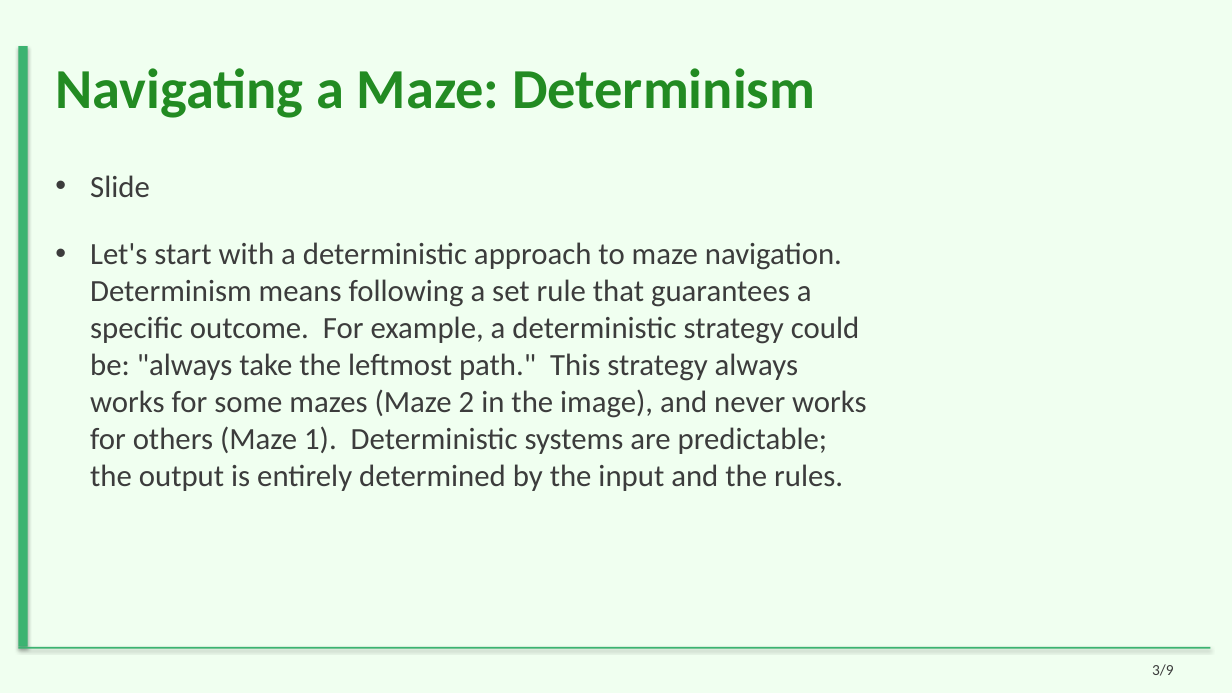
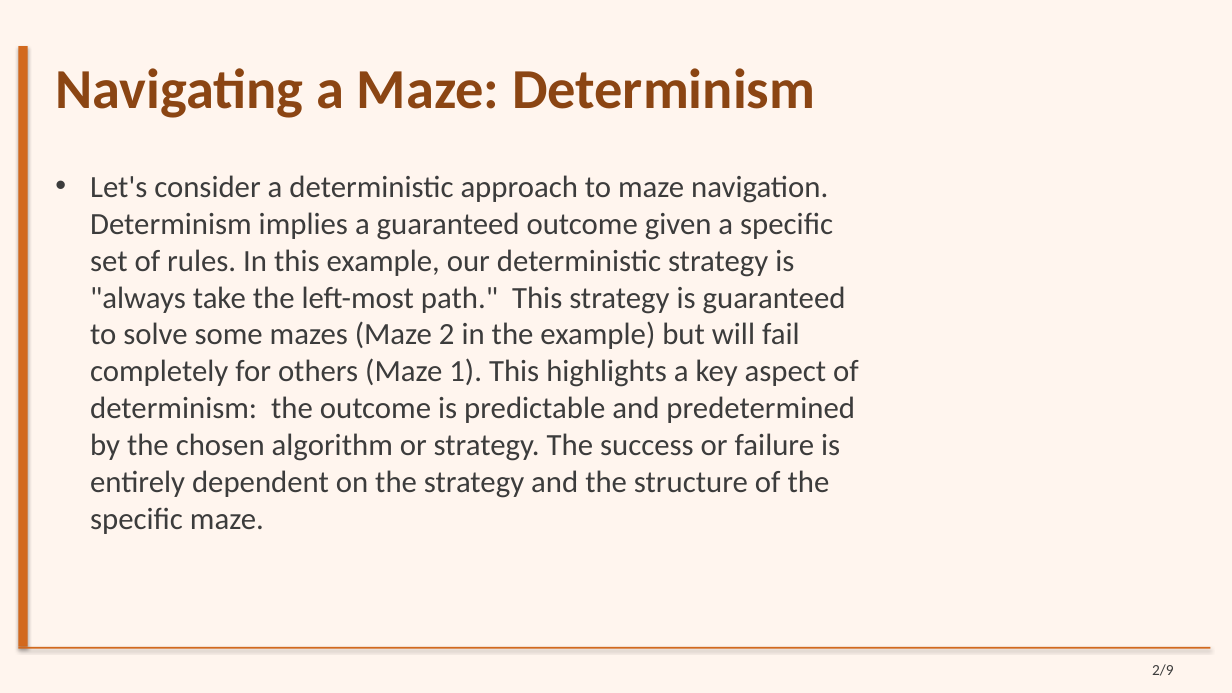
Before and after one commit to sanskarsri26/pdf-to-lecture, a slide deck: slide 2 of Styled_Slides.pptx (slide 3 before the commit). Drawn at 1232x693 pixels with LibreOffice and Linux fonts; fonts in the diff are those of the drawing. Boxes give left, top, right and bottom in pixels: in the first picture for what was removed or moved away, otherwise in the second. Text is boxed around its words. In the diff, an @@ line names an element or a change of style, - is before the commit and + after.

```diff
--- a/Styled_Slides.pptx
+++ b/Styled_Slides.pptx
@@ background #F0FFF0 to #FFF5EE @@
@@ title "Navigating a Maze: Determinism" at (x1=55, y1=68, x2=815, y2=118): text colour #228B22 to #8B4513 @@
@@ rectangle at (x1=18, y1=46, x2=28, y2=647): fill #3CB371 to #D2691E @@
@@ text at (x1=90, y1=175, x2=859, y2=534): text changed @@
-• Slide
-• Let's start with a deterministic approach to maze navigation. Determinism means following a set rule that guarantees a specific outcome. For example, a deterministic strategy could be: "always take the leftmost path." This strategy always works for some mazes (Maze 2 in the image), and never works for others (Maze 1). Deterministic systems are predictable; the output is entirely determined by the input and the rules.
+• Let's consider a deterministic approach to maze navigation. Determinism implies a guaranteed outcome given a specific set of rules. In this example, our deterministic strategy is "always take the left-most path." This strategy is guaranteed to solve some mazes (Maze 2 in the example) but will fail completely for others (Maze 1). This highlights a key aspect of determinism: the outcome is predictable and predetermined by the chosen algorithm or strategy. The success or failure is entirely dependent on the strategy and the structure of the specific maze.
@@ rectangle at (x1=18, y1=647, x2=1211, y2=649): fill #3CB371 to #D2691E @@
@@ text at (x1=1152, y1=664, x2=1174, y2=676): text changed @@
-3/9
+2/9
```
Also in this commit, not shown: 7 other slides changed, 1 slide added, 1 slide removed, 21 other files.
